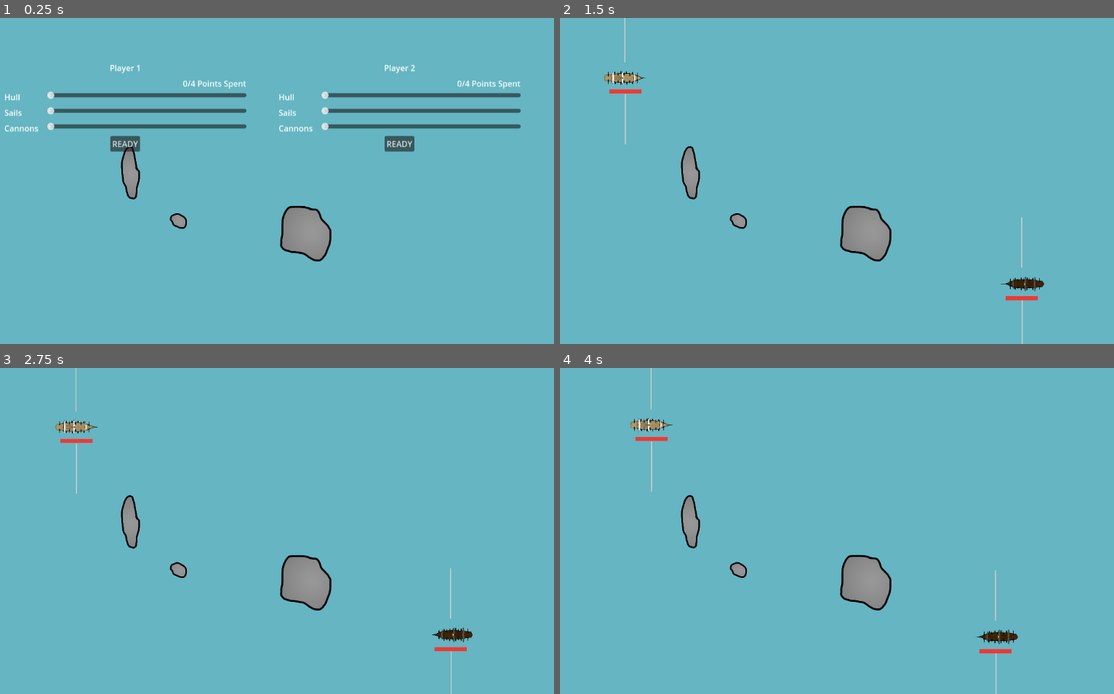
Above: before the commit, frames 1-4 (two rows, left to right).
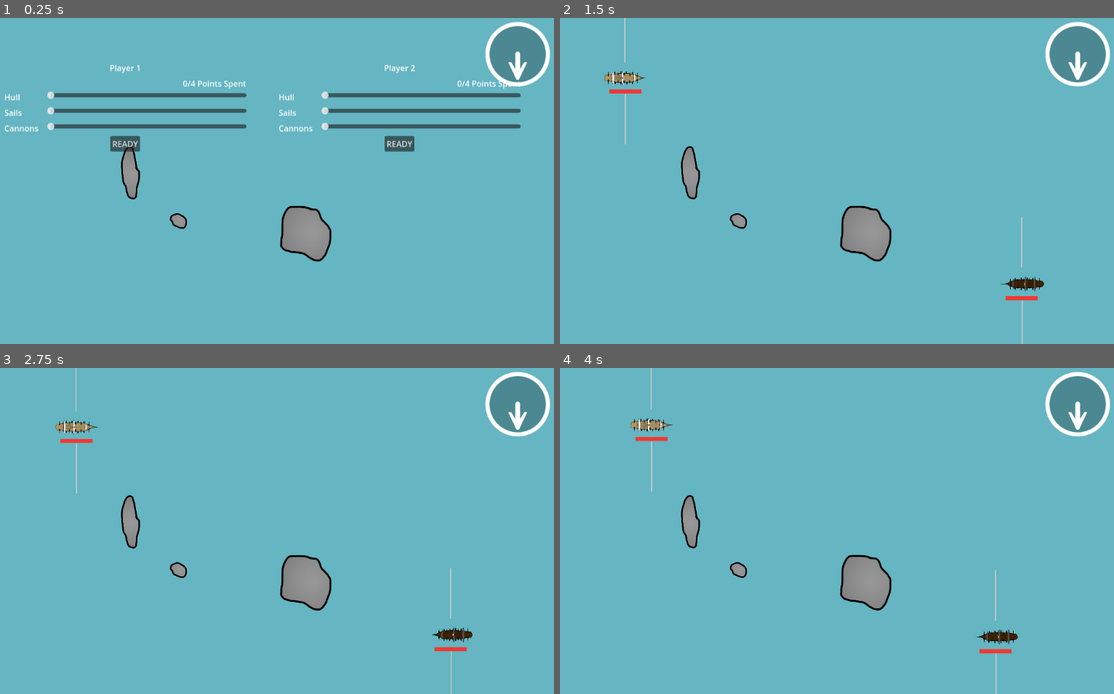
Above: after the commit, the same moments.

Repository: friedev/corsair-warfare
Game: Godot game, scene res://scenes/main.tscn
The game is run twice, just before and just after one commit, with the same random seed, the same clock (stepped at 60 frames per second) and the same inputs.
Inputs:
- Up to frame 1 (0.25 s): no input
- Up to frame 2 (1.5 s): click "READY" at 0.5 s; click "READY" at 1.25 s
- Up to frame 3 (2.75 s): no input
- Up to frame 4 (4 s): no input

The runs differ from the first frame. In frame 1, 1.8% of the frame differs, in the area x 87-100%, y 1-21%; in frame 2, 1.8%; in frame 3, 1.8%; in frame 4, 1.8%.

Commit message:
Add wind HUD

Diff:
--- a/scenes/main.tscn
+++ b/scenes/main.tscn
@@ -10,6 +10,9 @@
 [ext_resource type="PackedScene" path="res://scenes/hazards/rock_long.tscn" id="6_fsva3"]
 [ext_resource type="PackedScene" path="res://scenes/hazards/rock_big.tscn" id="7_1j5n2"]
 [ext_resource type="PackedScene" path="res://scenes/hazards/rock_small.tscn" id="8_eo5qm"]
+[ext_resource type="Texture2D" uid="uid://rtne1v6krryq" path="res://sprites/wind_background.png" id="11_dfaoh"]
+[ext_resource type="Texture2D" uid="uid://b4hca6e8rvwwp" path="res://sprites/wind_arrow.png" id="12_0i2ml"]
+[ext_resource type="Script" path="res://scripts/wind_arrow.gd" id="12_uurxi"]
 
 [node name="Main" type="Node"]
 script = ExtResource("1_dq6dd")
@@ -58,6 +61,53 @@
 
 [node name="RockSmall" parent="." instance=ExtResource("8_eo5qm")]
 
+[node name="HUD" type="CanvasLayer" parent="."]
+
+[node name="MarginContainer" type="MarginContainer" parent="HUD"]
+anchors_preset = 15
+anchor_right = 1.0
+anchor_bottom = 1.0
+grow_horizontal = 2
+grow_vertical = 2
+mouse_filter = 2
+theme_override_constants/margin_left = 8
+theme_override_constants/margin_top = 8
+theme_override_constants/margin_right = 8
+theme_override_constants/margin_bottom = 8
+
+[node name="WindHUD" type="Control" parent="HUD/MarginContainer"]
+layout_mode = 2
+mouse_filter = 2
+
+[node name="Background" type="TextureRect" parent="HUD/MarginContainer/WindHUD"]
+layout_mode = 1
+anchors_preset = 1
+anchor_left = 1.0
+anchor_right = 1.0
+offset_left = -128.0
+offset_bottom = 128.0
+grow_horizontal = 0
+pivot_offset = Vector2(64, 64)
+texture = ExtResource("11_dfaoh")
+
+[node name="Arrow" type="NinePatchRect" parent="HUD/MarginContainer/WindHUD"]
+layout_mode = 2
+offset_left = 1066.0
+offset_top = 45.0
+offset_right = 1116.0
+offset_bottom = 83.0
+grow_horizontal = 0
+pivot_offset = Vector2(6, 19)
+texture = ExtResource("12_0i2ml")
+region_rect = Rect2(59, 45, 46, 36)
+patch_margin_left = 9
+patch_margin_top = 19
+patch_margin_right = 41
+patch_margin_bottom = 19
+script = ExtResource("12_uurxi")
+minimum_size = 50
+maximum_size = 64
+
 [node name="Menus" type="MarginContainer" parent="."]
 anchors_preset = 15
 anchor_right = 1.0
@@ -70,4 +120,5 @@
 ship1 = NodePath("../../Ship1")
 ship2 = NodePath("../../Ship2")
 
+[connection signal="wind_changed" from="WindArea" to="HUD/MarginContainer/WindHUD/Arrow" method="_on_wind_area_wind_changed"]
 [connection signal="players_ready" from="Menus/CustomizationMenu" to="." method="_on_customization_menu_players_ready"]
--- a/scripts/wind_area.gd
+++ b/scripts/wind_area.gd
@@ -1,5 +1,7 @@
 extends Area2D
 class_name WindArea
+
+signal wind_changed(wind: Vector2)
 
 @export var ship1: Ship
 @export var ship2: Ship
@@ -39,6 +41,7 @@
 	self.wind =  wind_directions[index]
 #	var current_wind = Vector2(2, 0)
 	self.set_gravity_direction(self.wind)
+	self.wind_changed.emit(self.wind)
 	print("gravity direction:", self.wind)
 
 
--- /dev/null
+++ b/scripts/wind_arrow.gd
@@ -0,0 +1,10 @@
+extends NinePatchRect
+
+
+@export var minimum_size: int
+@export var maximum_size: int
+
+
+func _on_wind_area_wind_changed(wind: Vector2) -> void:
+	self.rotation = wind.angle()
+	self.size.x = wind.length() * (maximum_size - minimum_size) + minimum_size
Not shown: 1 places in scenes/main.tscn that only renumber resources
Binary file added: sprites/wind_arrow.png
Not shown, added: sprites/wind_arrow.png.import
Binary file added: sprites/wind_background.png
Not shown, added: sprites/wind_background.png.import
